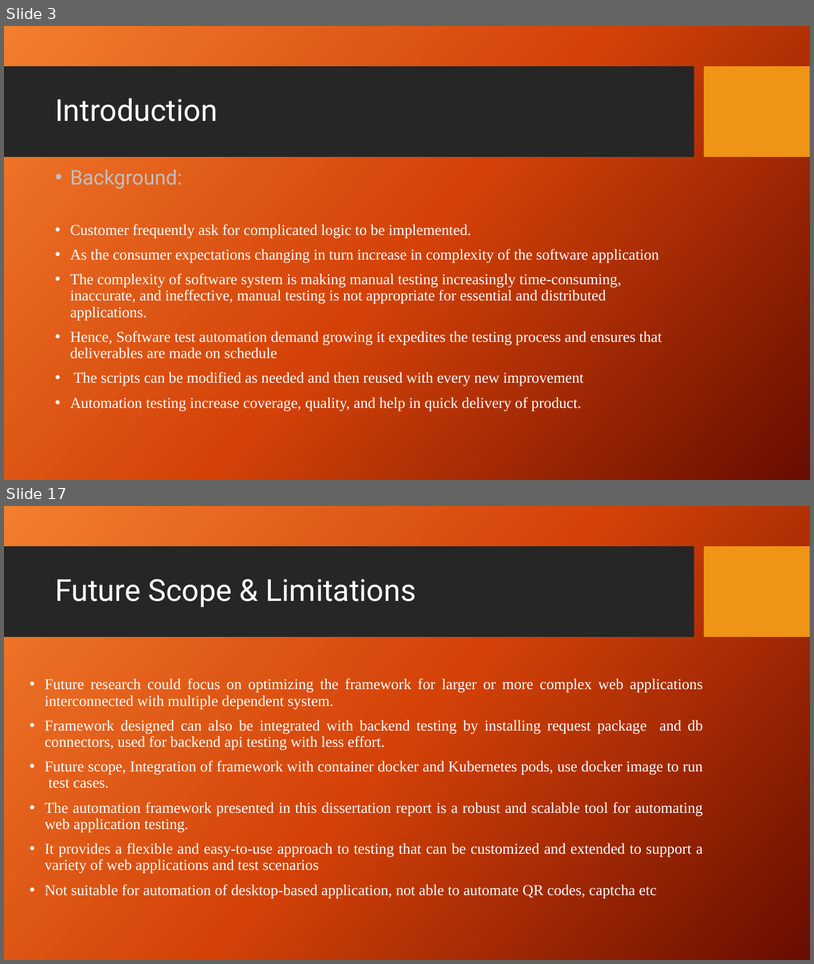
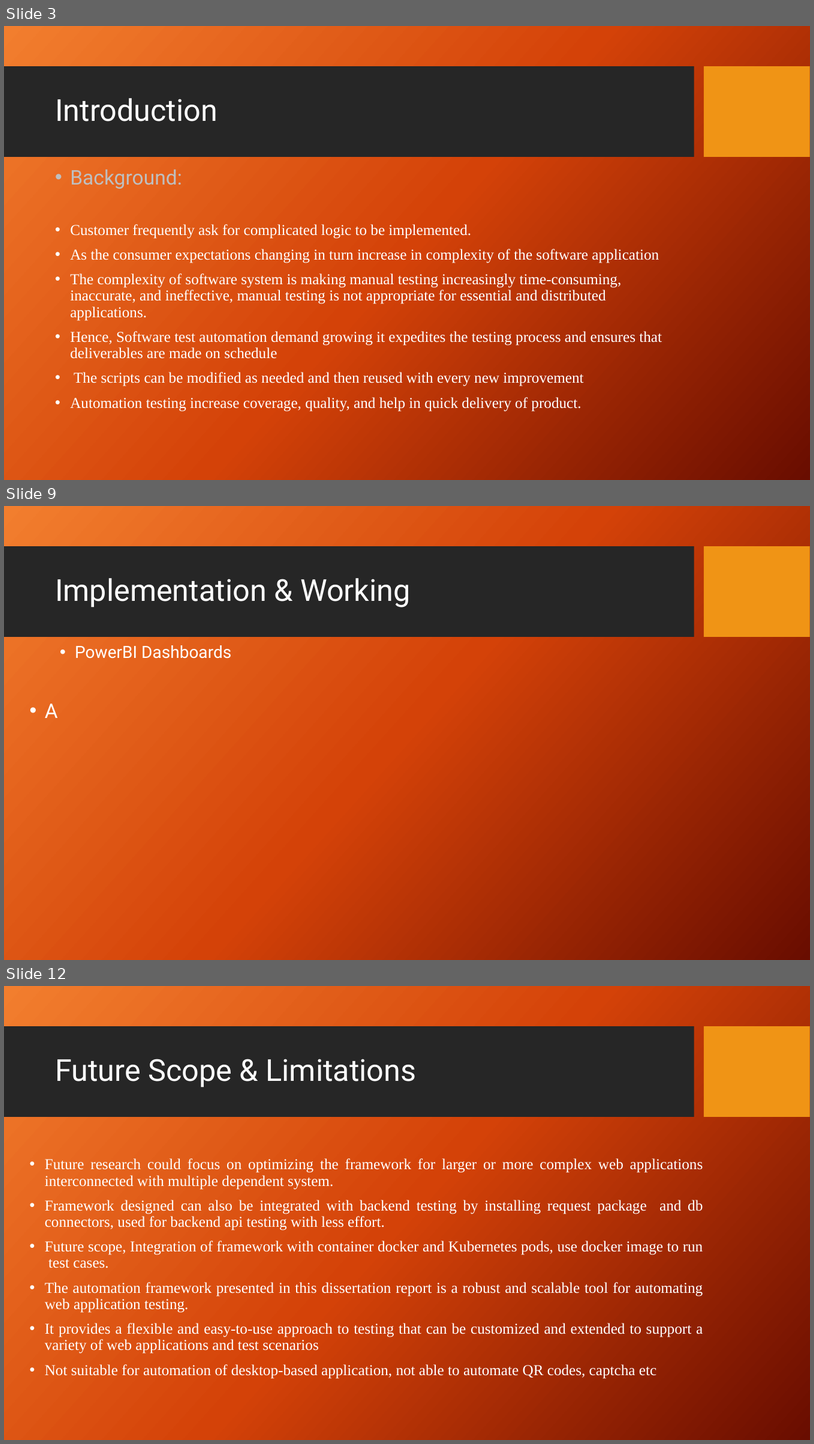
Before and after one commit to ShelkeAkshay-2022mt93331/dissertation, a slide deck: 7_Reports/3_Final_PPT/2022mt93331.pptx. Shown one above the other, each under a label of ours: slides 3 and 17 before the commit, slides 3, 9 and 12 after it; the slides between them are not shown. The pictures are 814x964 and 814x1444 pixels, drawn with LibreOffice and Linux fonts; fonts in the diff are those of the drawing; background and template pictures are left out. Boxes give left, top, right and bottom in pixels: in the first picture for what was removed or moved away, otherwise in the second. Text is boxed around its words. In the diff, an @@ line names an element or a change of style, - is before the commit and + after.

```diff
--- a/7_Reports/3_Final_PPT/2022mt93331.pptx
+++ b/7_Reports/3_Final_PPT/2022mt93331.pptx
@@ slide 9 added at bbox=[4, 506, 810, 960], background picture (left out); not listed: 2 template elements that a slide beside it also shows @@
@@ title added at bbox=[55, 578, 411, 607], 36 pt, text #FFFFFF @@
+Implementation & Working
@@ text added at bbox=[45, 645, 231, 718], 20 pt, text #FFFFFF @@
+  • PowerBI Dashboards
+• A
@@ what was slide 17 is now slide 12 @@
```
Also in this commit, not shown: 6 slides changed, 3 other slides added, 9 slides removed.
